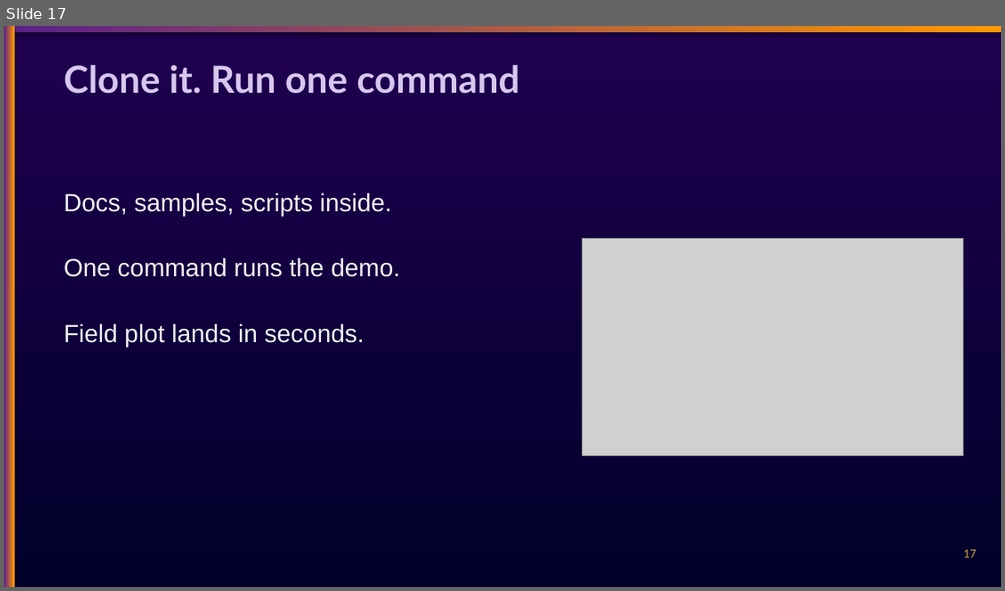
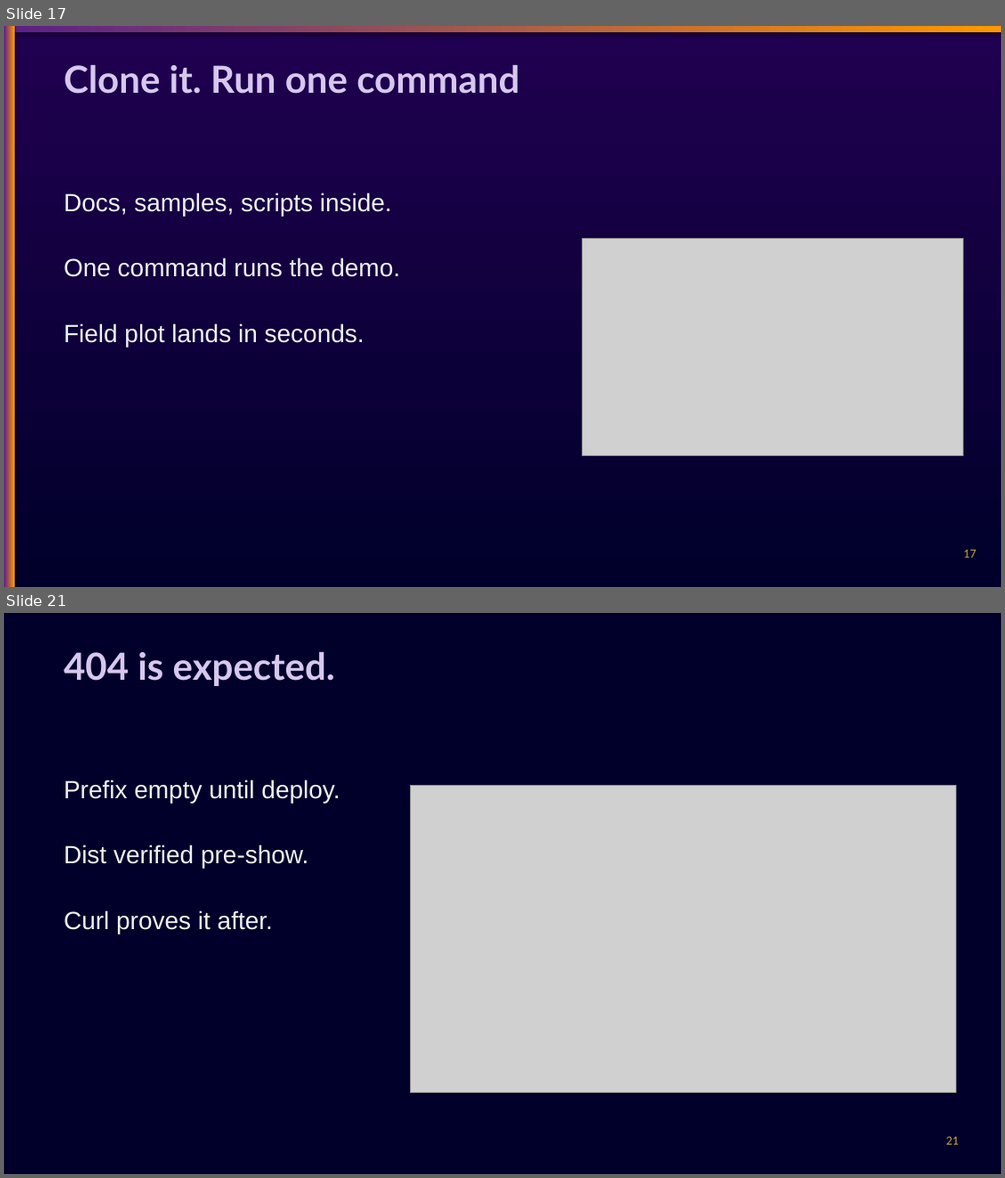
Before and after one commit to chasko-labs/nfl-big-data-bowl-2027, a slide deck: deck/unified.pptx. Shown one above the other, each under a label of ours: slide 17 before the commit, slides 17 and 21 after it; the slides between them are not shown. The pictures are 1005x591 and 1005x1178 pixels, drawn with LibreOffice and Linux fonts; fonts in the diff are those of the drawing; grey boxes stand for pictures. Boxes give left, top, right and bottom in pixels: in the first picture for what was removed or moved away, otherwise in the second. Text is boxed around its words. In the diff, an @@ line names an element or a change of style, - is before the commit and + after.

Commit message:
deck: 5 backup slides 18-22 plus attendee handout

```diff
--- a/deck/unified.pptx
+++ b/deck/unified.pptx
@@ slide 21 added at (4,613,1001,1174), background #00002A @@
@@ text added at (64,651,335,686), 36 pt, text #D7C7EE, bold @@
+404 is expected.
@@ text added at (64,779,340,933), 24 pt, text #F0F0F0 @@
+Prefix empty until deploy.
+Dist verified pre-show.
+Curl proves it after.
@@ picture added at (410,785,956,1093) @@
@@ text added at (946,1136,958,1144), 12 pt, text #C9A23F @@
+21
```
Also in this commit, not shown: 4 other slides added, 3 other files.
